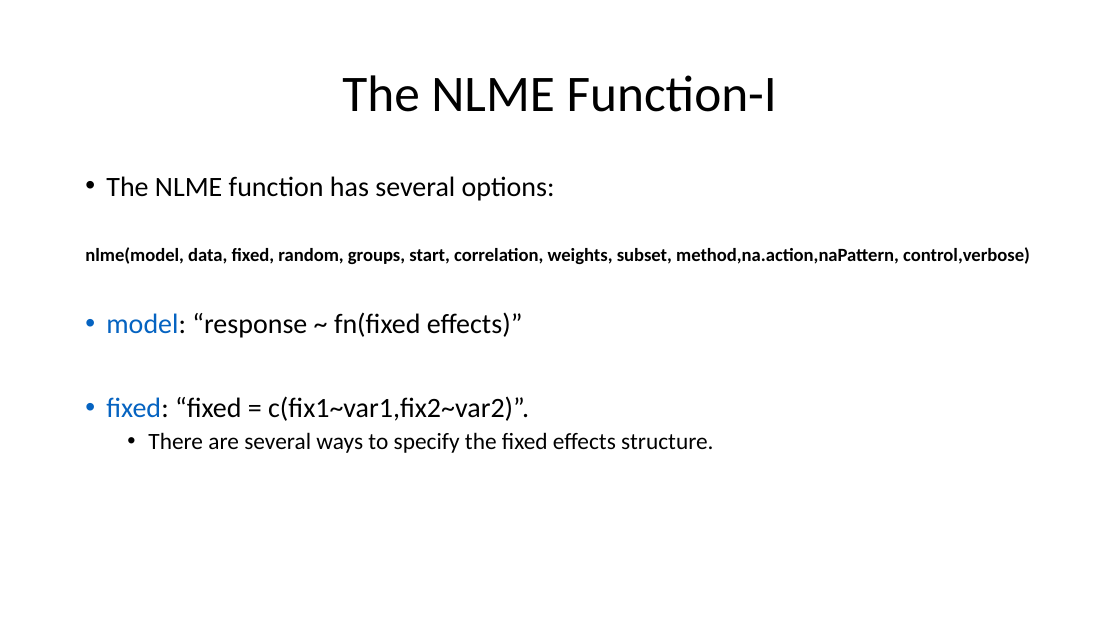
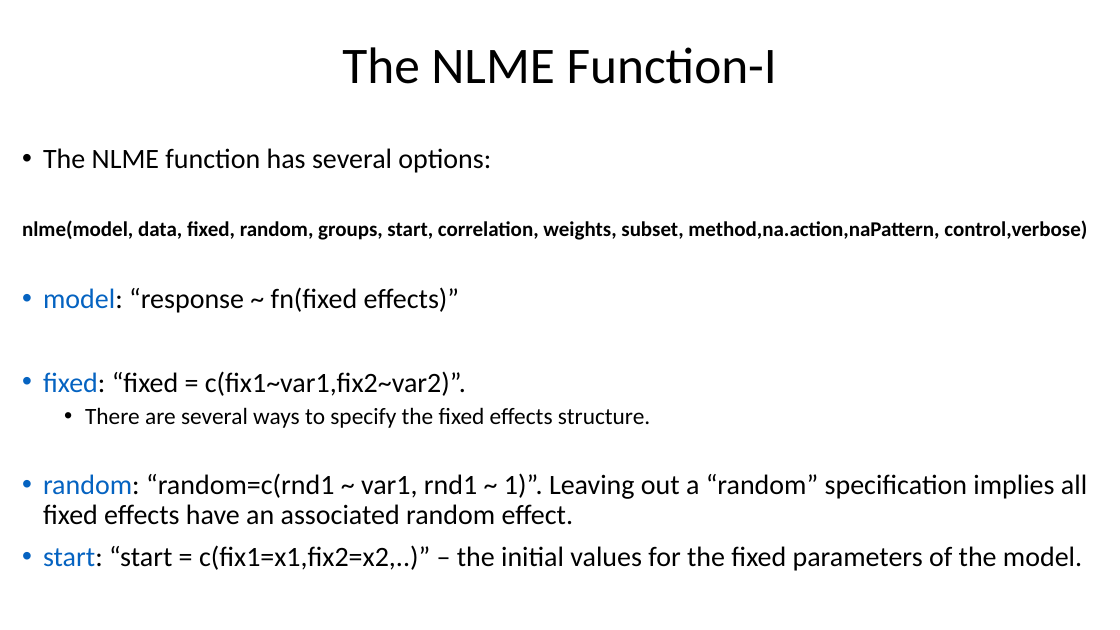
Before and after one commit to taaltree/FW536, a slide deck: slide 56 of Day3_MixedModels_ModelSelection/FW536_Day3_Morning_mixed effects_accessible.pptx. Drawn at 1120x630 pixels with LibreOffice and Linux fonts; fonts in the diff are those of the drawing. Boxes give left, top, right and bottom in pixels: in the first picture for what was removed or moved away, otherwise in the second. Text is boxed around its words. In the diff, an @@ line names an element or a change of style, - is before the commit and + after.

```diff
--- a/Day3_MixedModels_ModelSelection/FW536_Day3_Morning_mixed effects_accessible.pptx
+++ b/Day3_MixedModels_ModelSelection/FW536_Day3_Morning_mixed effects_accessible.pptx
@@ title "The NLME Function-I": place and size @@
-title "The NLME Function-I" at <box>342,75,777,112</box>
+title "The NLME Function-I" at <box>342,47,777,84</box>
@@ text "The NLME function has several ...": place and size @@
-text "The NLME function has several ..." at <box>85,176,1030,453</box>
+text "The NLME function has several ..." at <box>22,148,1087,428</box>
@@ text at <box>22,220,1087,240</box>: size 16 to 18 pt in "nlme(model, data, fixed, random, groups, start, correlation, ..." @@
@@ text added at <box>43,473,1087,571</box>, 24 pt, text #000000 @@
+• random: “random=c(rnd1 ~ var1, rnd1 ~ 1)”. Leaving out a “random” specification implies all fixed effects have an associated random effect.
+• start: “start = c(fix1=x1,fix2=x2,..)” – the initial values for the fixed parameters of the model.
```
Also in this commit, not shown: 22 other slides changed, 1 slide removed, 5 other files.
